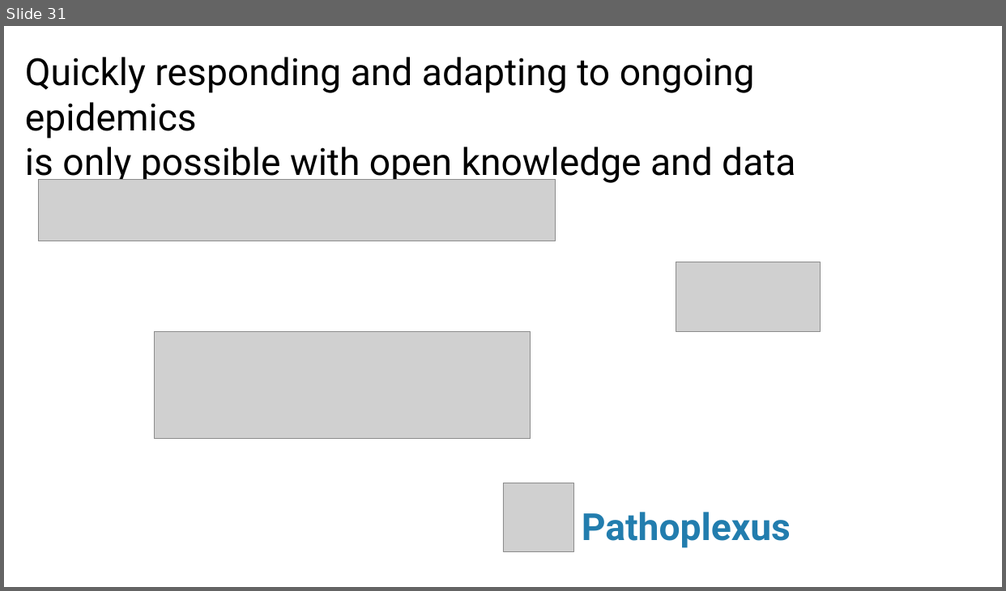
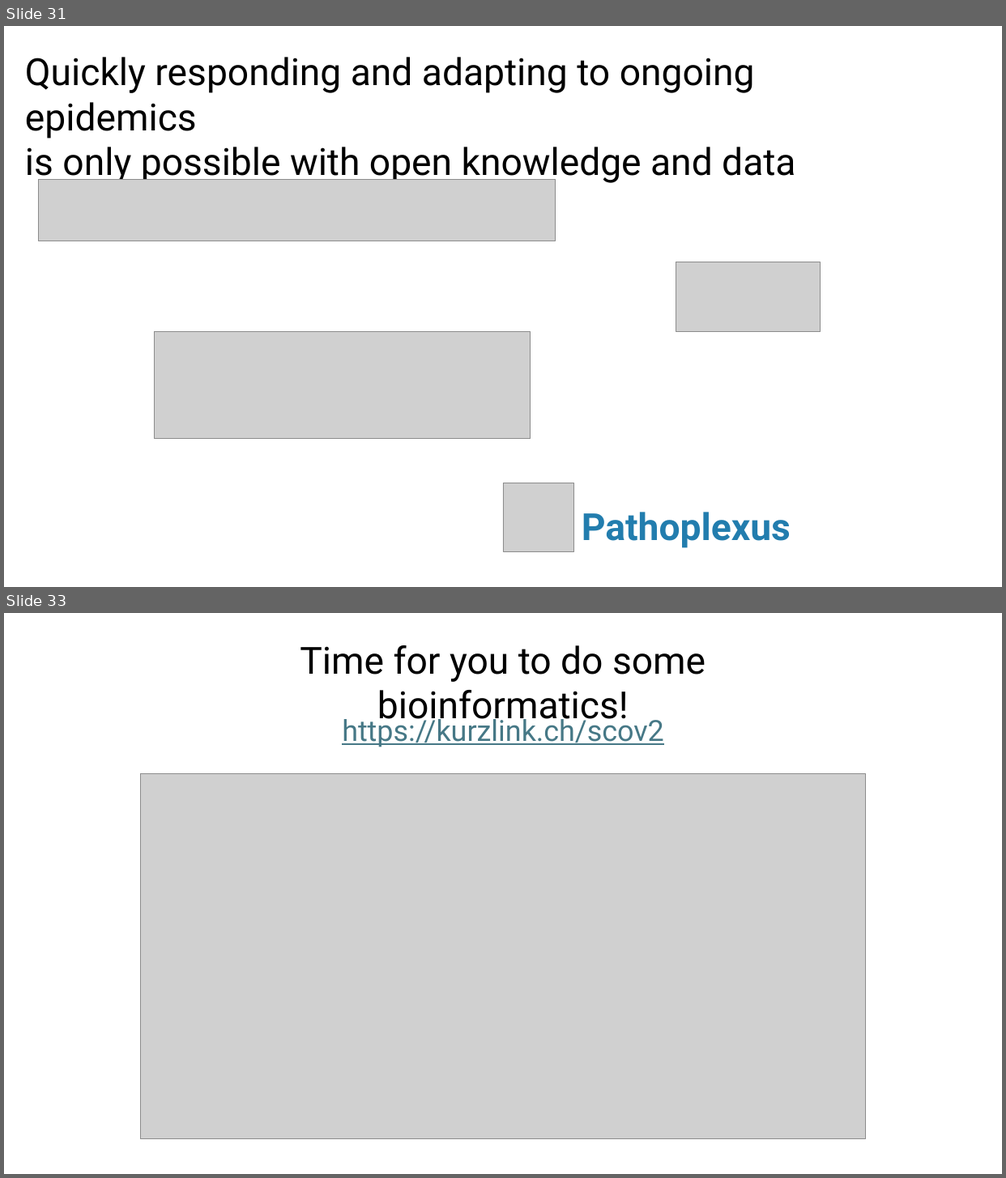
Before and after one commit to julius-winter/sib_sars-cov-2_variants, a slide deck: pptx/covid_workshop_no_animations.pptx. Shown one above the other, each under a label of ours: slide 31 before the commit, slides 31 and 33 after it; the slides between them are not shown. The pictures are 1006x591 and 1006x1178 pixels, drawn with LibreOffice and Linux fonts; fonts in the diff are those of the drawing; grey boxes stand for pictures. Boxes give left, top, right and bottom in pixels: in the first picture for what was removed or moved away, otherwise in the second. Text is boxed around its words. In the diff, an @@ line names an element or a change of style, - is before the commit and + after.

Commit message:
Update the slides

```diff
--- a/pptx/covid_workshop_no_animations.pptx
+++ b/pptx/covid_workshop_no_animations.pptx
@@ slide 33 added at [4, 613, 1002, 1174], background #FFFFFF @@
@@ text added at [300, 645, 705, 727], 36 pt, text #000000 @@
+Time for you to do some bioinformatics!
@@ text added at [342, 714, 664, 747], 28 pt, text #467886, underline @@
+https://kurzlink.ch/scov2
@@ picture added at [140, 774, 865, 1139] @@
```
Also in this commit, not shown: 1 other slide added, 4 other files.
